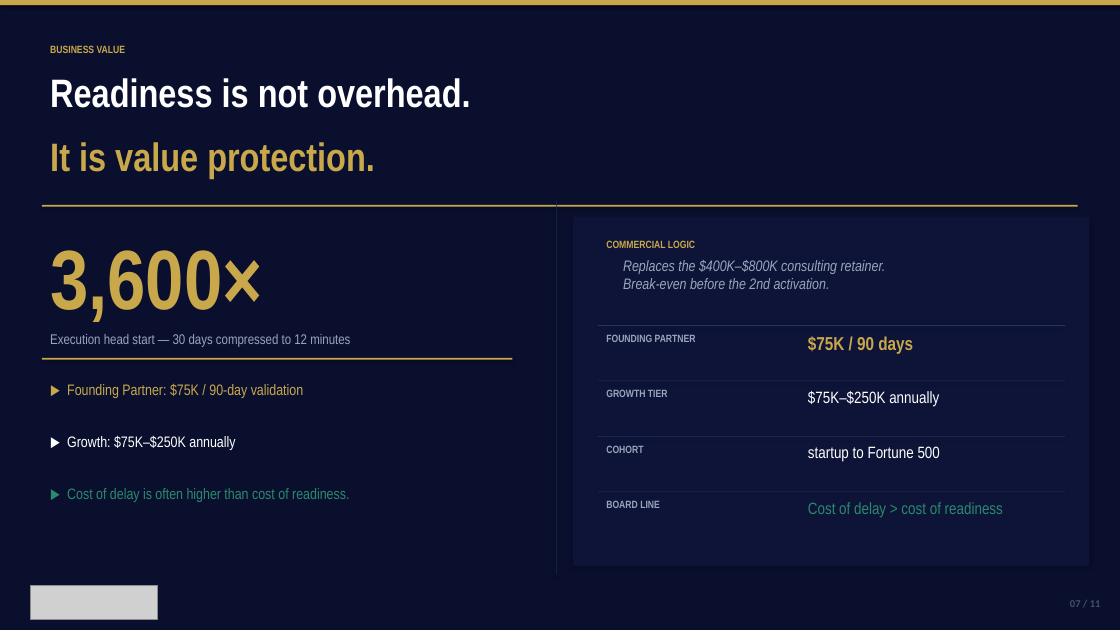
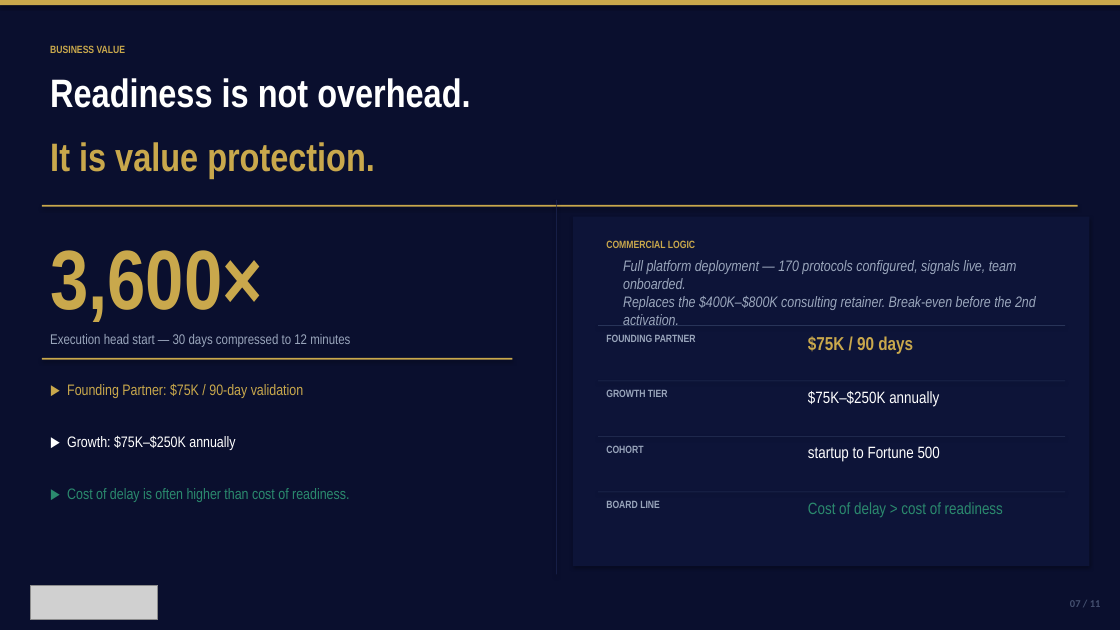
Before and after one commit to mbrunke18/CodePlatform1, a slide deck: slide 7 of attached_assets/VaughnMartin-Investor-Pitch-Deck-v10.pptx. Drawn at 1120x630 pixels with LibreOffice and Linux fonts; fonts in the diff are those of the drawing; grey boxes stand for pictures. Boxes give left, top, right and bottom in pixels: in the first picture for what was removed or moved away, otherwise in the second. Text is boxed around its words. In the diff, an @@ line names an element or a change of style, - is before the commit and + after.

```diff
--- a/attached_assets/VaughnMartin-Investor-Pitch-Deck-v10.pptx
+++ b/attached_assets/VaughnMartin-Investor-Pitch-Deck-v10.pptx
@@ text at [623, 260, 1036, 325]: text changed @@
-Replaces the $400K–$800K consulting retainer.
-Break-even before the 2nd activation.
+Full platform deployment — 170 protocols configured, signals live, team onboarded.
+Replaces the $400K–$800K consulting retainer. Break-even before the 2nd activation.
```
Also in this commit, not shown: 2 other slides changed, 3 other files.
